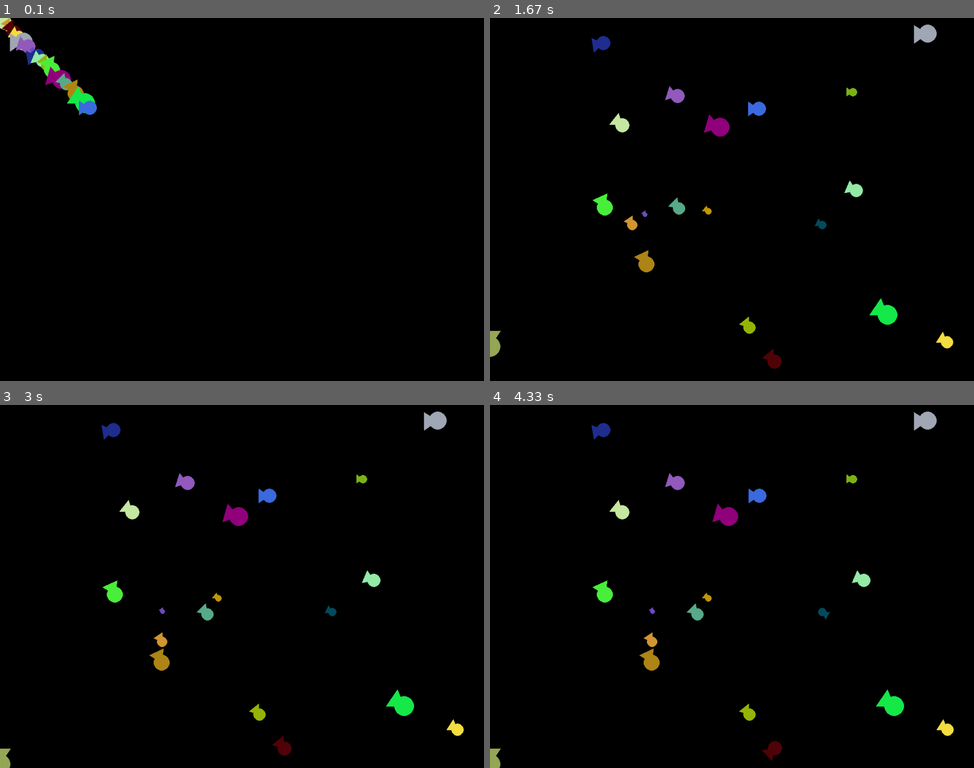
Above: before the commit, frames 1-4 (two rows, left to right).
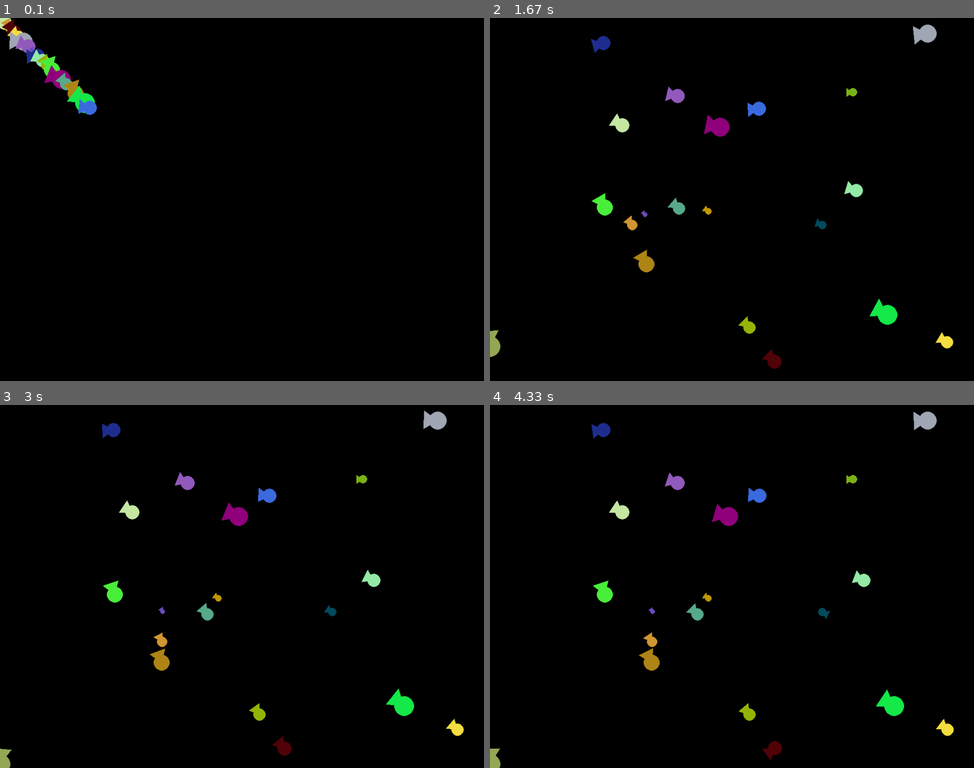
Above: after the commit, the same moments.

Repository: soravux/personalprojects
Game: pygame game, started from aquarium/main.py
Same seed, same stepped clock (60 frames per second), same inputs: the game is played once before the commit and once after it.
Inputs:
- Up to frame 1 (0.1 s): no input
- Up to frame 2 (1.67 s): no input
- Up to frame 3 (3 s): no input
- Up to frame 4 (4.33 s): no input

The runs differ from the first frame. In frame 1, 0.2% of the frame differs, in the area x 0-18%, y 0-27%; in frame 2, 0.3%, in the area x 0-94%, y 1-95%; in frame 3, 0.2%; in frame 4, 0.2%.

Commit message:
Simplified maths a bit. Added wiggle to movement.

Diff:
--- a/aquarium/fish.py
+++ b/aquarium/fish.py
@@ -4,6 +4,8 @@
 import random
 from itertools import accumulate
 from enum import Enum
+
+import numpy as np
 
 
 class PossibleStates(Enum):
@@ -17,17 +19,21 @@
     def __init__(self, startingPos, startingColor, startingSize, theWorld, theWindow):
         self.currentPos = startingPos
         self.currentPosNum = 0
+        self.currentWiggle = 0
         self.angle = 0
         self.worldRef = theWorld
         self.windowRef = theWindow
         self.goalPos = self.currentPos
         self.posTup = tuple()  # a tuple containing the position values
-        self.moveTime = round(random.random() * 120 + 50)  # the time to move in frames
+        # the time to move in frames
+        self.moveTime = round(random.random() * 120 + 50)
         self.state = PossibleStates.nothing  # defaults to nothing
         self.frameTimer = 0  # number of frame before decision
         self.color = startingColor  # the color in rgb
         self.size = startingSize  # the size in pixels
         self.wait_time = lambda: random.randint(0, 90)
+        self.wiggle_amplitude = 0.1
+        self.wiggle_speed = 1
 
     def chooseNextRandomPos(self):
         worldDimensions = self.worldRef.getScreenSize()
@@ -60,6 +66,8 @@
         self.currentPos = (round(self.posTup[self.currentPosNum][0]),
                            round(self.posTup[self.currentPosNum][1]))
         self.currentPosNum += 1
+        self.currentWiggle = math.sin(
+            self.currentPosNum * self.wiggle_speed) * self.wiggle_amplitude
 
     def act(self):
 
@@ -85,18 +93,20 @@
                 self.move()
 
     def draw(self):
-        basePos1 = (-self.size * 1.5, self.size)
-        basePos2 = (-self.size * 1.5, -self.size)
-        rotMat = ((math.cos(self.angle), -math.sin(self.angle)),
-                  (math.sin(self.angle),  math.cos(self.angle)))
-        newPos1 = (round(rotMat[0][0] * basePos1[0] + rotMat[0][1] * basePos1[1]) + self.currentPos[0],
-                   round(rotMat[1][0] * basePos1[0] + rotMat[1][1] * basePos1[1]) + self.currentPos[1])
+        basePos1 = np.asarray([-self.size * 1.5, self.size])
+        basePos2 = np.asarray([-self.size * 1.5, -self.size])
+        rotMat = rotationMatrix(self.angle + self.currentWiggle)
+        newPos1 = rotMat.dot(basePos1) + self.currentPos
+        newPos2 = rotMat.dot(basePos2) + self.currentPos
 
-        newPos2 = (round(rotMat[0][0] * basePos2[0] + rotMat[0][1] * basePos2[1]) + self.currentPos[0],
-                   round(rotMat[1][0] * basePos2[0] + rotMat[1][1] * basePos2[1]) + self.currentPos[1])
         # the main body
         pygame.draw.circle(self.windowRef, self.color,
                            self.currentPos, self.size)
         # the tail
         pygame.draw.polygon(self.windowRef, self.color,
                             (newPos1, newPos2, self.currentPos))
+
+
+def rotationMatrix(angle):
+    return np.asarray([[np.cos(angle), -np.sin(angle)],
+                       [np.sin(angle), np.cos(angle)]])
